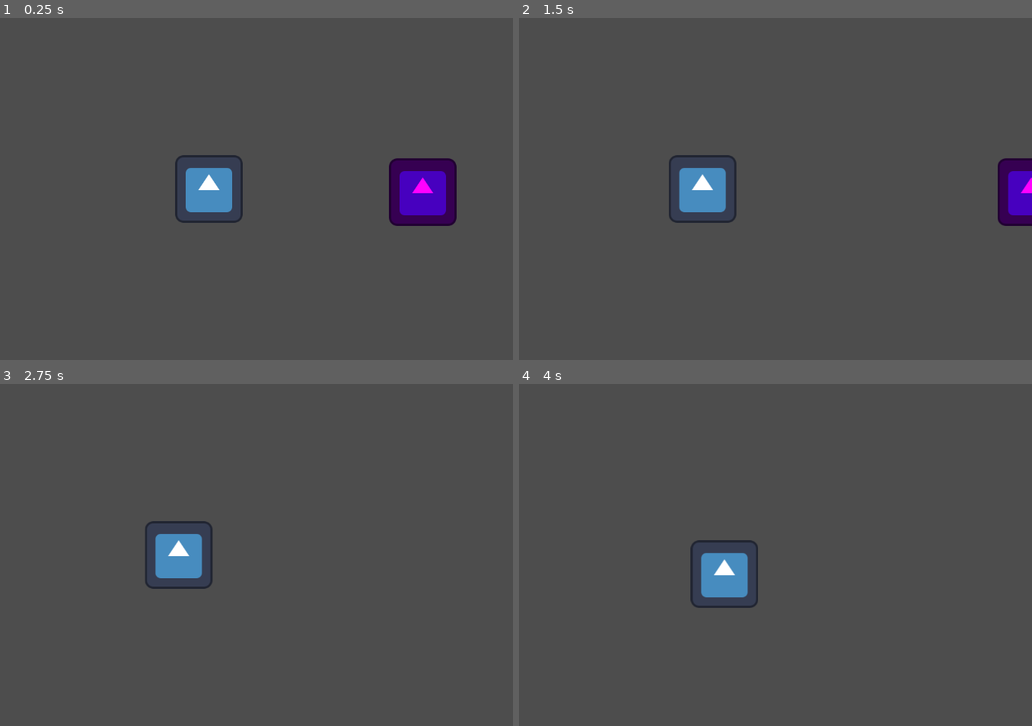
Above: before the commit, frames 1-4 (two rows, left to right).
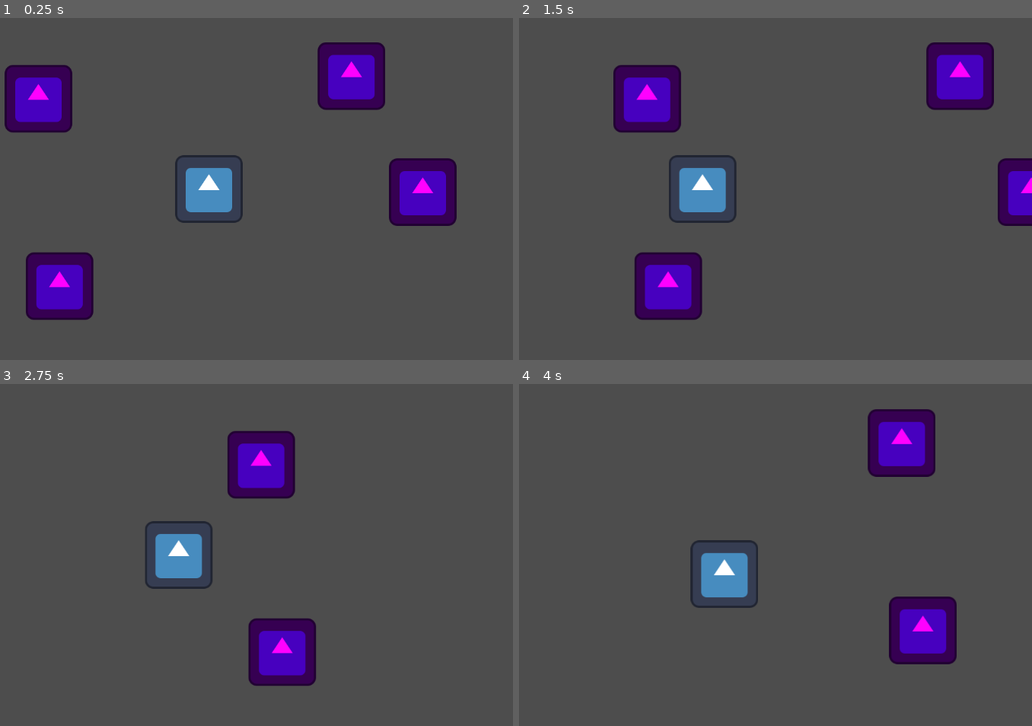
Above: after the commit, the same moments.

Repository: Nightshade2023/GGJ25
Game: Godot game, scene res://Scenes/test_daniel.tscn
The game is run twice, just before and just after one commit, with the same random seed, the same clock (stepped at 60 frames per second) and the same inputs. The project has no main scene, so this scene is started directly. The engine's default icon, where the game draws it, is replaced by a stand-in: a white triangle on a blue panel in a dark square.
Inputs:
- Up to frame 1 (0.25 s): no input
- Up to frame 2 (1.5 s): tap Enter at 0.5 s; hold A (A) 0.53-1.28 s; tap D (D) at 0.8, 1.35 s
- Up to frame 3 (2.75 s): tap A (A) at 1.55 s; hold A (A) from 2.03 s (still down); tap D (D) at 2.3 s
- Up to frame 4 (4 s): release A (A) at 2.78 s; tap D (D) at 2.85, 3.8 s; tap A (A) at 3.05 s; hold S (S) from 3.53 s (still down)

The runs differ from the first frame. In frame 1, 7.7% of the frame differs, in the area x 0-76%, y 7-89%; in frame 2, 7.7%, in the area x 18-93%, y 7-89%; in frame 3, 5.1%; in frame 4, 5.2%.

Commit message:
O2 Bubble Functions

Diff:
--- a/ggj25/Scenes/test_daniel.tscn
+++ b/ggj25/Scenes/test_daniel.tscn
@@ -9,3 +9,12 @@
 
 [node name="Bubble" parent="." instance=ExtResource("2_ov3em")]
 position = Vector2(405, 6)
+
+[node name="Bubble2" parent="." instance=ExtResource("2_ov3em")]
+position = Vector2(270, -214)
+
+[node name="Bubble3" parent="." instance=ExtResource("2_ov3em")]
+position = Vector2(-323, -171)
+
+[node name="Bubble4" parent="." instance=ExtResource("2_ov3em")]
+position = Vector2(-283, 184)
--- a/ggj25/Scripts/bubble.gd
+++ b/ggj25/Scripts/bubble.gd
@@ -11,7 +11,7 @@
 func _process(delta: float) -> void:
 	pass
 
-func do_behavior():
+func do_behavior(entity):
 	pass
 
 func _on_body_entered(body: Node2D) -> void:
@@ -20,13 +20,14 @@
 	if body.is_in_group("player"):
 		# Signal Effect Given
 		print("Effect Applied!")
-		# Trigger Pop Animationp
+		do_behavior(body)
+		# Trigger Pop Animation
 		print("Popping!")
 		# Pop
 		print("*Dies*")
 		queue_free()
 	elif body.is_in_group("enemy"):
-		# Trigger Pop Animationp
+		# Trigger Pop Animation
 		print("Popping!")
 		# Pop
 		print("*Dies*")
--- a/ggj25/Scripts/o_2.gd
+++ b/ggj25/Scripts/o_2.gd
@@ -1,5 +1,10 @@
 extends Bubble
 
+@export var refill_amount = randf_range(2.0, 10.0)
 
-func do_behavior():
-	pass
+func do_behavior(entity):
+	# O2 Behavior
+	print(entity.Breath)
+	print("BREATHE DAMN YOU!")
+	entity.Breath += refill_amount
+	print(entity.Breath)
--- a/ggj25/Scripts/player.gd
+++ b/ggj25/Scripts/player.gd
@@ -13,7 +13,7 @@
 func _physics_process(delta: float) -> void:
 	_handle_player_controls(delta)
 	_tick_breath(delta)
-	print(Breath)
+	#print(Breath)
 	move_and_slide()
 
 func _handle_player_controls(delta: float) -> void:
Not shown, changed: GGJ2025_Notes_DanielGroves.txt
